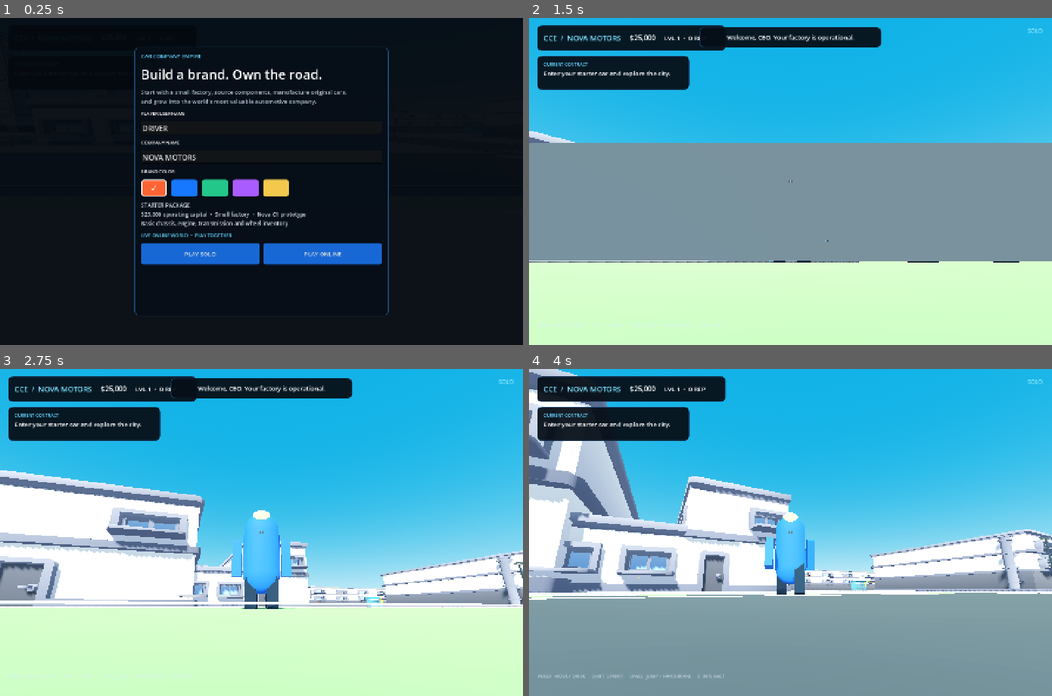
Above: before the commit, frames 1-4 (two rows, left to right).
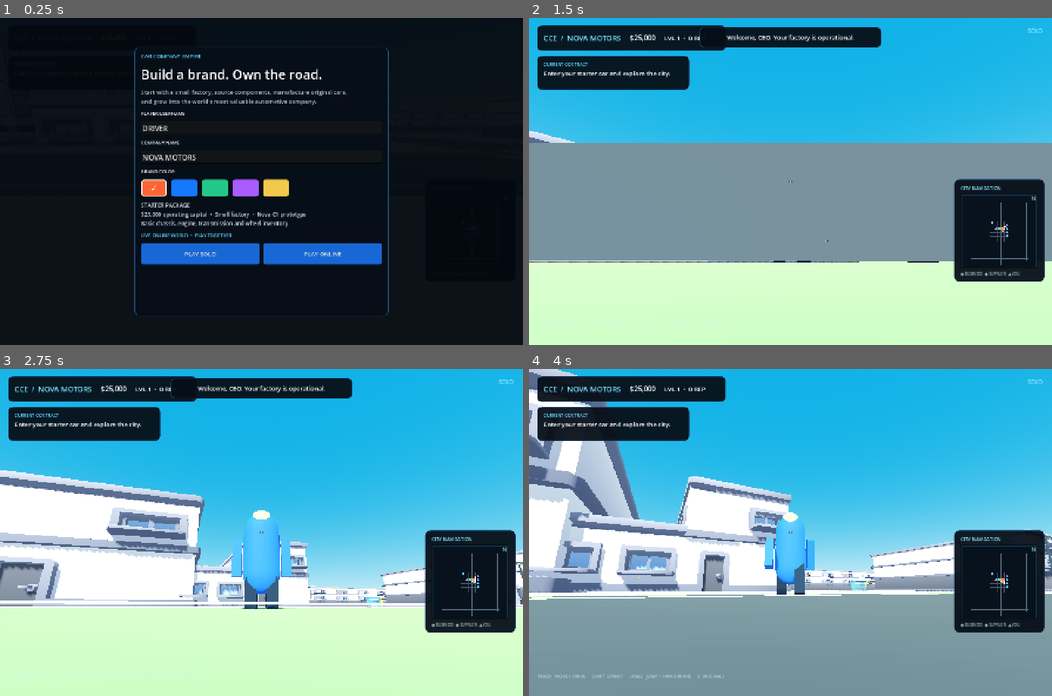
Above: after the commit, the same moments.

Repository: levmotin/car-company-empire
Game: Godot game, scene res://main.tscn
Two runs of this game, one before a commit and one after it. Both use one fixed random seed, a clock stepped at 60 frames per second and the inputs below.
Inputs (mouse positions are in pixels of both pictures, inside the frame that each line leads up to):
- Up to frame 1 (0.25 s): no input
- Up to frame 2 (1.5 s): click "PLAY SOLO" at 0.5 s; tap Enter at 1.25 s; move the mouse to (816, 181) at 1.27 s; hold W (move_forward) from 1.28 s (still down); tap E (interact) at 1.35 s; click (816, 181) at 1.42 s
- Up to frame 3 (2.75 s): keep holding W (move_forward); move the mouse to (235, 532) at 2.02 s; tap E (interact) at 2.1 s; click (235, 532) at 2.17 s
- Up to frame 4 (4 s): keep holding W (move_forward); move the mouse to (800, 525) at 2.77 s; hold Shift (sprint) 2.78-3.53 s; click (800, 525) at 2.92 s; tap E (interact) at 3.05, 3.6 s; move the mouse to (785, 539) at 3.52 s; click (785, 539) at 3.67 s

The runs differ from the first frame. In frame 2, 5.5% of the frame differs, in the area x 81-99%, y 49-81%; in frame 3, 5.5%; in frame 4, 5.5%.

Commit message:
Add live city minimap

Diff:
--- a/scripts/game.gd
+++ b/scripts/game.gd
@@ -2,6 +2,7 @@
 
 const PlayerScript = preload("res://scripts/player.gd")
 const VehicleScript = preload("res://scripts/vehicle.gd")
+const MinimapScript = preload("res://scripts/minimap.gd")
 const ONLINE_SERVER_URL := "wss://car-company-empire-online.onrender.com/multiplayer"
 const NETWORK_SEND_INTERVAL := 0.05
 
@@ -35,6 +36,7 @@
 var modal_body: VBoxContainer
 var company_setup: Control
 var minimap_arrow: Label
+var minimap: Control
 var toast_tween: Tween
 var time_of_day := 9.2
 var sun: DirectionalLight3D
@@ -1427,6 +1429,31 @@
 	controls.add_theme_font_size_override("font_size", 13)
 	controls.add_theme_color_override("font_color", Color(0.86, 0.92, 0.98, 0.75))
 	hud.add_child(controls)
+	# Live world minimap
+	var minimap_panel := PanelContainer.new()
+	minimap_panel.add_theme_stylebox_override("panel", style_panel)
+	minimap_panel.set_anchors_preset(Control.PRESET_BOTTOM_RIGHT)
+	minimap_panel.position = Vector2(-270, -455)
+	minimap_panel.size = Vector2(250, 270)
+	hud.add_child(minimap_panel)
+	var minimap_box := VBoxContainer.new()
+	minimap_box.add_theme_constant_override("separation", 6)
+	minimap_panel.add_child(minimap_box)
+	var minimap_title := Label.new()
+	minimap_title.text = "CITY NAVIGATION"
+	minimap_title.add_theme_font_size_override("font_size", 13)
+	minimap_title.add_theme_color_override("font_color", Color("#8fe7ff"))
+	minimap_box.add_child(minimap_title)
+	minimap = MinimapScript.new()
+	minimap.custom_minimum_size = Vector2(214, 208)
+	minimap.size_flags_vertical = Control.SIZE_EXPAND_FILL
+	minimap.configure(self)
+	minimap_box.add_child(minimap)
+	var minimap_legend := Label.new()
+	minimap_legend.text = "● BUSINESS   ● SUPPLIER   ▲ YOU"
+	minimap_legend.add_theme_font_size_override("font_size", 10)
+	minimap_legend.add_theme_color_override("font_color", Color(0.78, 0.88, 0.94, 0.78))
+	minimap_box.add_child(minimap_legend)
 	# Speedometer
 	speed_panel = PanelContainer.new()
 	speed_panel.add_theme_stylebox_override("panel", style_panel)
--- /dev/null
+++ b/scripts/minimap.gd
@@ -0,0 +1,113 @@
+class_name EmpireMinimap
+extends Control
+
+const WORLD_EXTENT := 820.0
+
+var game: Node3D
+
+func configure(owner_game: Node3D) -> void:
+	game = owner_game
+	mouse_filter = Control.MOUSE_FILTER_IGNORE
+	clip_contents = true
+	queue_redraw()
+
+func _process(_delta: float) -> void:
+	if game:
+		queue_redraw()
+
+func _world_to_map(world_position: Vector3) -> Vector2:
+	var drawable := size - Vector2(18, 18)
+	var scale_factor := minf(drawable.x, drawable.y) / (WORLD_EXTENT * 2.0)
+	var center := size * 0.5
+	var point := center + Vector2(world_position.x, -world_position.z) * scale_factor
+	return Vector2(
+		clampf(point.x, 9.0, size.x - 9.0),
+		clampf(point.y, 9.0, size.y - 9.0)
+	)
+
+func _draw() -> void:
+	if not game or size.x <= 0.0 or size.y <= 0.0:
+		return
+	draw_rect(Rect2(Vector2.ZERO, size), Color("#07121c"))
+	draw_rect(Rect2(Vector2(5, 5), size - Vector2(10, 10)), Color("#123049"), false, 2.0)
+
+	# Downtown grid and the regional ring roads mirror the playable world.
+	for coordinate in [-120.0, -40.0, 40.0, 120.0]:
+		var horizontal_start := _world_to_map(Vector3(-230, 0, coordinate))
+		var horizontal_end := _world_to_map(Vector3(230, 0, coordinate))
+		draw_line(horizontal_start, horizontal_end, Color("#405362"), 2.0)
+		var vertical_start := _world_to_map(Vector3(coordinate, 0, -230))
+		var vertical_end := _world_to_map(Vector3(coordinate, 0, 230))
+		draw_line(vertical_start, vertical_end, Color("#405362"), 2.0)
+	for coordinate in [-650.0, 650.0]:
+		draw_line(
+			_world_to_map(Vector3(-680, 0, coordinate)),
+			_world_to_map(Vector3(680, 0, coordinate)),
+			Color("#526877"),
+			2.0
+		)
+		draw_line(
+			_world_to_map(Vector3(coordinate, 0, -680)),
+			_world_to_map(Vector3(coordinate, 0, 680)),
+			Color("#526877"),
+			2.0
+		)
+	draw_line(_world_to_map(Vector3(-680, 0, 40)), _world_to_map(Vector3(680, 0, 40)), Color("#526877"), 2.0)
+	draw_line(_world_to_map(Vector3(40, 0, -800)), _world_to_map(Vector3(40, 0, 680)), Color("#526877"), 2.0)
+
+	var terminals: Array = game.get("interactables")
+	for terminal in terminals:
+		if not is_instance_valid(terminal):
+			continue
+		var marker_color := _location_color(str(terminal.get_meta("kind", "")))
+		draw_circle(_world_to_map(terminal.global_position), 3.5, marker_color)
+
+	var remote_players: Dictionary = game.get("remote_players")
+	var online_peers: Dictionary = game.get("online_peers")
+	for peer_id in remote_players:
+		var remote = remote_players[peer_id]
+		if not is_instance_valid(remote):
+			continue
+		var identity: Dictionary = online_peers.get(peer_id, {"color": "1677ff"})
+		var remote_color := Color(str(identity.get("color", "1677ff")))
+		draw_circle(_world_to_map(remote.global_position), 4.5, remote_color)
+		draw_circle(_world_to_map(remote.global_position), 6.5, Color.WHITE, false, 1.0)
+
+	var local_player = game.get("player")
+	var current_vehicle = game.get("current_vehicle")
+	if not is_instance_valid(local_player):
+		return
+	var local_position: Vector3 = current_vehicle.global_position if is_instance_valid(current_vehicle) else local_player.global_position
+	var local_yaw: float = current_vehicle.rotation.y if is_instance_valid(current_vehicle) else local_player.body_visual.rotation.y
+	var arrow_center := _world_to_map(local_position)
+	var forward := Vector2(0, -10).rotated(-local_yaw)
+	var right := Vector2(5.5, 5.5).rotated(-local_yaw)
+	var left := Vector2(-5.5, 5.5).rotated(-local_yaw)
+	var brand_color: Color = game.get("brand_color")
+	draw_colored_polygon(PackedVector2Array([
+		arrow_center + forward,
+		arrow_center + right,
+		arrow_center + left,
+	]), brand_color.lightened(0.2))
+	draw_polyline(PackedVector2Array([
+		arrow_center + forward,
+		arrow_center + right,
+		arrow_center + left,
+		arrow_center + forward,
+	]), Color.WHITE, 1.5)
+
+	var font := ThemeDB.fallback_font
+	draw_string(font, Vector2(size.x - 19, 18), "N", HORIZONTAL_ALIGNMENT_CENTER, 14, 13, Color("#8fe7ff"))
+
+func _location_color(kind: String) -> Color:
+	match kind:
+		"factory", "storage", "design":
+			return Color("#ff9a45")
+		"dealership", "auction":
+			return Color("#45e0ac")
+		"engine_shop", "chassis_shop", "electronics_shop", "dock_imports":
+			return Color("#63b8ff")
+		"race":
+			return Color("#f5ce3d")
+		_:
+			return Color("#b889ff")
Not shown, added: scripts/minimap.gd.uid
Not shown, changed: web/index.html
Not shown, changed: web/index.pck
